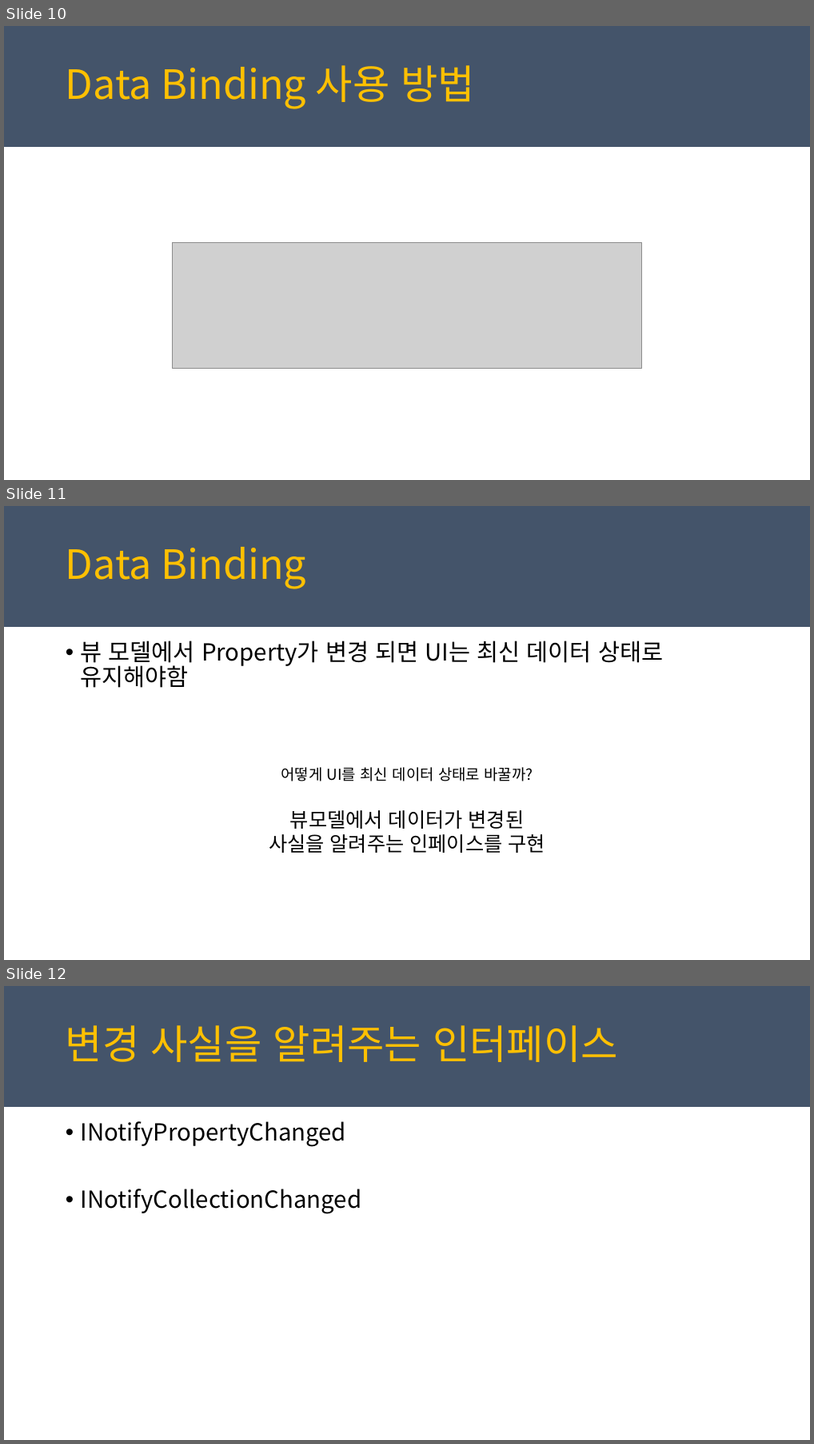
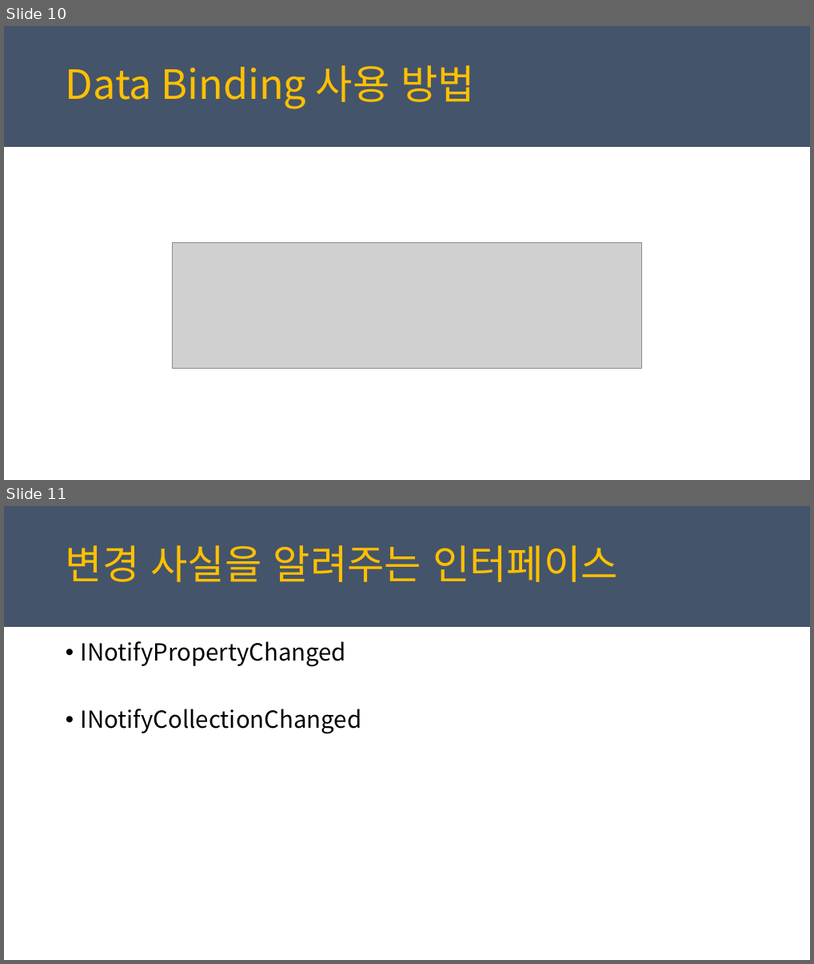
Before and after one commit to juniair/Summary-PPT, a slide deck: PRISM_MVVM_사용.pptx. Shown one above the other, each under a label of ours: slides 10, 11 and 12 before the commit, slides 10 and 11 after it. The pictures are 814x1444 and 814x964 pixels, drawn with LibreOffice and Linux fonts; fonts in the diff are those of the drawing; grey boxes stand for pictures. Boxes give left, top, right and bottom in pixels: in the first picture for what was removed or moved away, otherwise in the second. Text is boxed around its words. In the diff, an @@ line names an element or a change of style, - is before the commit and + after.

```diff
--- a/PRISM_MVVM_사용.pptx
+++ b/PRISM_MVVM_사용.pptx
@@ slide 11 removed at (4, 506, 810, 960), background #FFFFFF; not listed: 1 template element that a slide beside it also shows @@
@@ text removed at (66, 547, 306, 589) @@
-Data Binding
@@ text removed at (81, 640, 663, 688) @@
-• 뷰 모델에서 Property가 변경 되면 UI는 최신 데이터 상태로 유지해야함
@@ text removed at (269, 767, 546, 852) @@
-어떻게 UI를 최신 데이터 상태로 바꿀까?
-뷰모델에서 데이터가 변경된
-사실을 알려주는 인페이스를 구현
@@ what was slide 12 is now slide 11 @@
```
Also in this commit, not shown: 5 slides changed, 1 other slide removed, 19 other files.
